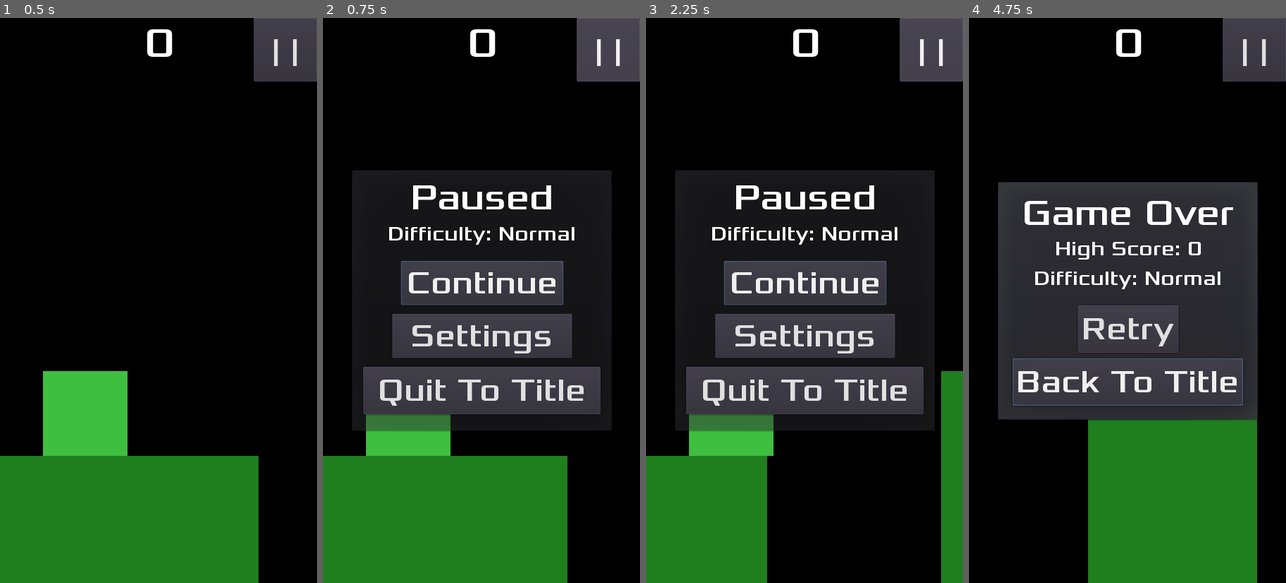
Above: before the commit, frames 1-4 (left to right).
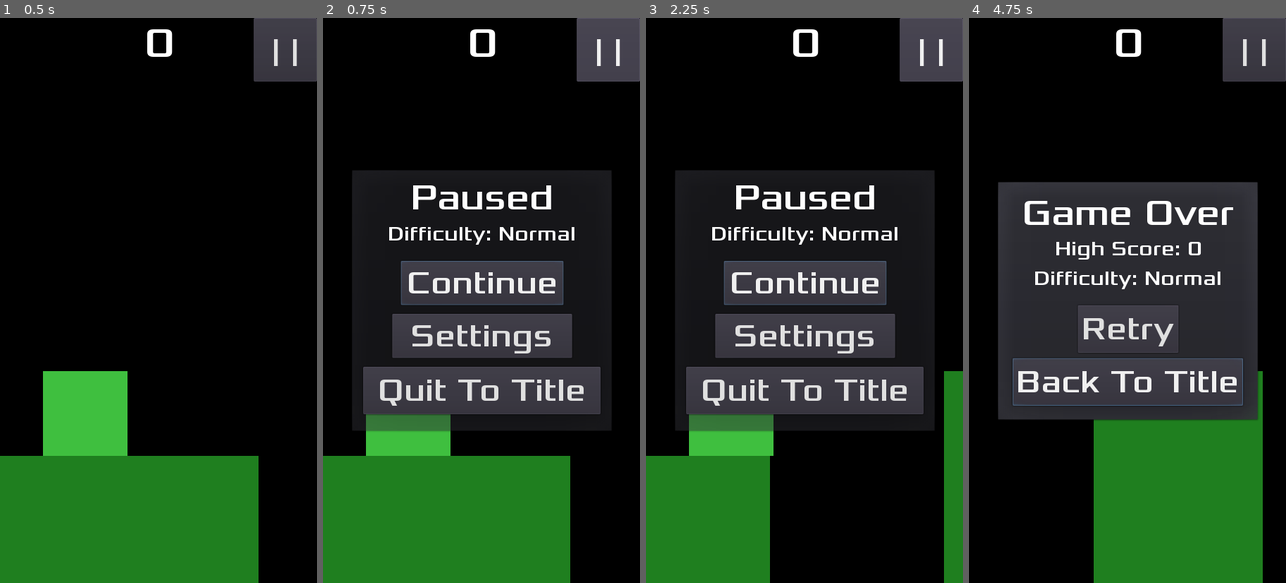
Above: after the commit, the same moments.

Repository: tomas7770/RunJump
Game: Godot game, scene res://scenes/Main/Main.tscn
The game is run twice, just before and just after one commit, with the same random seed, the same clock (stepped at 60 frames per second) and the same inputs. This scene is started directly instead of the project's main scene.
Inputs:
- Up to frame 1 (0.5 s): no input
- Up to frame 2 (0.75 s): click "| |" at 0.5 s
- Up to frame 3 (2.25 s): click "Continue" at 1.25 s; click "| |" at 2 s
- Up to frame 4 (4.75 s): click "Continue" at 2.75 s; click "| |" at 3.5 s; click "Continue" at 4.25 s

Frame 1 is identical in both runs. In frame 2, 0.2% of the frame differs, in the area x 77-78%, y 77-100%; in frame 3, 0.5%; in frame 4, 1.2%, in the area x 37-93%, y 62-100%.
Error before the commit: Invalid call. Nonexistent function 'on_game_start' in base 'Nil'. (res://scenes/Main/Main.gd:44)
Error after the commit: Invalid call. Nonexistent function 'on_game_start' in base 'Nil'. (res://scenes/Main/Main.gd:43)

Commit message:
Use Godot's pause system

Diff:
--- a/scenes/Background/Background.gd
+++ b/scenes/Background/Background.gd
@@ -19,11 +19,10 @@
 	_generate_initial_plats()
 	$Layer1/SpawnTimer.connect("timeout", self, "_on_SpawnTimer_timeout", [$Layer1/SpawnTimer])
 	$Layer2/SpawnTimer.connect("timeout", self, "_on_SpawnTimer_timeout", [$Layer2/SpawnTimer])
-	GlobalVariables.connect("on_pause", self, "_on_pause")
 	GlobalVariables.connect("on_bgplats_set", self, "_on_bgplats_set")
 
 func _physics_process(delta):
-	if !(GlobalVariables.pause) and game_started:
+	if game_started:
 		var layers = get_children()
 		for layer in layers:
 			var layer_children = layer.get_children()
@@ -81,12 +80,6 @@
 		var timer = layer.get_node("SpawnTimer")
 		timer.start()
 
-func _on_pause(pause):
-	var layers = get_children()
-	for layer in layers:
-		var timer = layer.get_node("SpawnTimer")
-		timer.set_paused(pause)
-
 func _on_bgplats_set(enabled):
 	$Layer1.visible = enabled
 	$Layer2.visible = enabled
--- a/scenes/BluePlayer/BluePlayer.gd
+++ b/scenes/BluePlayer/BluePlayer.gd
@@ -27,8 +27,6 @@
 	var energy_hud = energy_hud_scene.instance()
 	get_parent().add_child(energy_hud)
 	energy_bar = energy_hud.get_node("HUD_Container/ProgressBar")
-	# warning-ignore:return_value_discarded
-	GlobalVariables.connect("on_pause", self, "_on_pause")
 
 func _process(_delta):
 	if GlobalVariables.interpolation:
@@ -38,21 +36,21 @@
 
 func _on_physics_process(delta):
 	prevposition = body.position
-	if !(GlobalVariables.pause):
-		if isFlying:
-			var fly_acceleration = fly_acceleration_recovery if velocity.y > 0 else fly_acceleration_upward
-			velocity.y = max(velocity.y-fly_acceleration*delta, -max_fly_velocity)
-			_set_energy(energy-20.0*delta)
-			if energy <= 0.0:
-				_set_energy(0.0)
-				_stop_jump()
-		else:
-			velocity.y += delta * gravity
-		velocity = body.move_and_slide(velocity,Vector2(0,-1))
-		if body.position.y < top_limit:
-			body.position.y = top_limit
-		if body.is_on_floor():
-			_set_energy(min(energy+20.0*delta, max_energy))
+
+	if isFlying:
+		var fly_acceleration = fly_acceleration_recovery if velocity.y > 0 else fly_acceleration_upward
+		velocity.y = max(velocity.y-fly_acceleration*delta, -max_fly_velocity)
+		_set_energy(energy-20.0*delta)
+		if energy <= 0.0:
+			_set_energy(0.0)
+			_stop_jump()
+	else:
+		velocity.y += delta * gravity
+	velocity = body.move_and_slide(velocity,Vector2(0,-1))
+	if body.position.y < top_limit:
+		body.position.y = top_limit
+	if body.is_on_floor():
+		_set_energy(min(energy+20.0*delta, max_energy))
 
 func _physics_process(delta):
 	_on_physics_process(delta)
@@ -80,22 +78,12 @@
 	$JumpSound.stop()
 	$JumpSound.seek(-1)
 
-func _on_pause(pause):
-	if pause:
-		# Hack to prevent particles from disappearing
-		# and not resuming processing until emitting again
-		$Sprite/Particles.emitting = true
-	else:
-		$Sprite/Particles.emitting = isFlying
-	$Sprite/Particles.speed_scale = 0 if pause else 1
-
 func _unhandled_input(event):
-	if !(GlobalVariables.pause):
-		if event is InputEventMouseButton:
-			if event.pressed:
-				_on_jump_start()
-			if !(event.pressed):
-				_on_jump_release()
+	if event is InputEventMouseButton:
+		if event.pressed:
+			_on_jump_start()
+		if !(event.pressed):
+			_on_jump_release()
 
 func _set_body_position(pos):
 	body.position = pos
--- a/scenes/GlobalVariables.gd
+++ b/scenes/GlobalVariables.gd
@@ -1,6 +1,5 @@
 extends Node
 
-signal on_pause
 signal on_bgplats_set
 
 const SCREEN_SIZE = Vector2(480,854)
@@ -101,7 +100,7 @@
 
 func pause_set(val):
 	pause = val
-	emit_signal("on_pause", pause)
+	get_tree().paused = val
 
 func resize_control_toSafeArea(control):
 	# Resizes a fullscreen Control to fit window safe area
--- a/scenes/GreenPlayer/GreenPlayer.gd
+++ b/scenes/GreenPlayer/GreenPlayer.gd
@@ -22,13 +22,13 @@
 
 func _on_physics_process(delta):
 	prevposition = body.position
-	if !(GlobalVariables.pause):
-		velocity.y += delta * gravity
-		velocity = body.move_and_slide(velocity,Vector2(0,-1))
-		if velocity:
-			canJump = false
-		else:
-			canJump = true
+
+	velocity.y += delta * gravity
+	velocity = body.move_and_slide(velocity,Vector2(0,-1))
+	if velocity:
+		canJump = false
+	else:
+		canJump = true
 
 # Called every frame. 'delta' is the elapsed time since the previous frame.
 func _physics_process(delta):
@@ -48,12 +48,11 @@
 		velocity.y *= stop_jump_factor
 
 func _unhandled_input(event):
-	if !(GlobalVariables.pause):
-		if event is InputEventMouseButton:
-			if event.pressed and canJump:
-				_on_jump_start()
-			if !(event.pressed):
-				_on_jump_release()
+	if event is InputEventMouseButton:
+		if event.pressed and canJump:
+			_on_jump_start()
+		if !(event.pressed):
+			_on_jump_release()
 
 func _set_body_position(pos):
 	body.position = pos
--- a/scenes/HUD/HUD.tscn
+++ b/scenes/HUD/HUD.tscn
@@ -32,6 +32,7 @@
 font_data = ExtResource( 2 )
 
 [node name="HUD" type="CanvasLayer"]
+pause_mode = 2
 script = ExtResource( 1 )
 
 [node name="HUD_Container" type="Control" parent="."]
--- a/scenes/Main/Main.gd
+++ b/scenes/Main/Main.gd
@@ -28,7 +28,6 @@
 	_add_player()
 	_add_background()
 	new_game()
-	GlobalVariables.connect("on_pause", self, "_on_pause")
 
 func _add_player():
 	var player_scene = GlobalVariables.load_character_scene(GlobalVariables.selected_character)
@@ -101,7 +100,7 @@
 	$PreparationTimer.start()
 
 func _physics_process(delta):
-	if !(GlobalVariables.pause) and !game_over:
+	if !game_over:
 		var plats = get_tree().get_nodes_in_group("Platforms")
 		for platX in plats:
 			platX.bodyposition.x -= speed*delta
@@ -114,20 +113,6 @@
 				$HUD.newhighscore(old_highscore, score)
 			GlobalVariables.highscore_set(score, current_character, current_difficulty)
 			$HUD.game_over()
-
-func _on_pause(pause):
-	if game_over and !pause:
-		# Don't unpause timers after game over
-		return
-	$SpawnTimer.set_paused(pause)
-	if pause:
-		$ScoreTimer.set_paused(true)
-		$PreparationTimer.set_paused(true)
-	else:
-		if in_preparation:
-			$PreparationTimer.set_paused(false)
-		else:
-			$ScoreTimer.set_paused(false)
 
 func _on_SpawnTimer_timeout():
 	var plat = Platform.instance()
--- a/scenes/MusicPlayer.gd
+++ b/scenes/MusicPlayer.gd
@@ -3,6 +3,7 @@
 var music
 
 func _ready():
+	pause_mode = PAUSE_MODE_PROCESS
 	music = AudioStreamPlayer.new()
 	add_child(music)
 	music.stream = load("res://sounds/music/fasttheme.mp3")
--- a/scenes/SettingsHUD/SettingsHUD.tscn
+++ b/scenes/SettingsHUD/SettingsHUD.tscn
@@ -51,6 +51,7 @@
 font_data = ExtResource( 1 )
 
 [node name="SettingsHUD" type="CanvasLayer"]
+pause_mode = 2
 layer = 2
 script = ExtResource( 2 )
 
